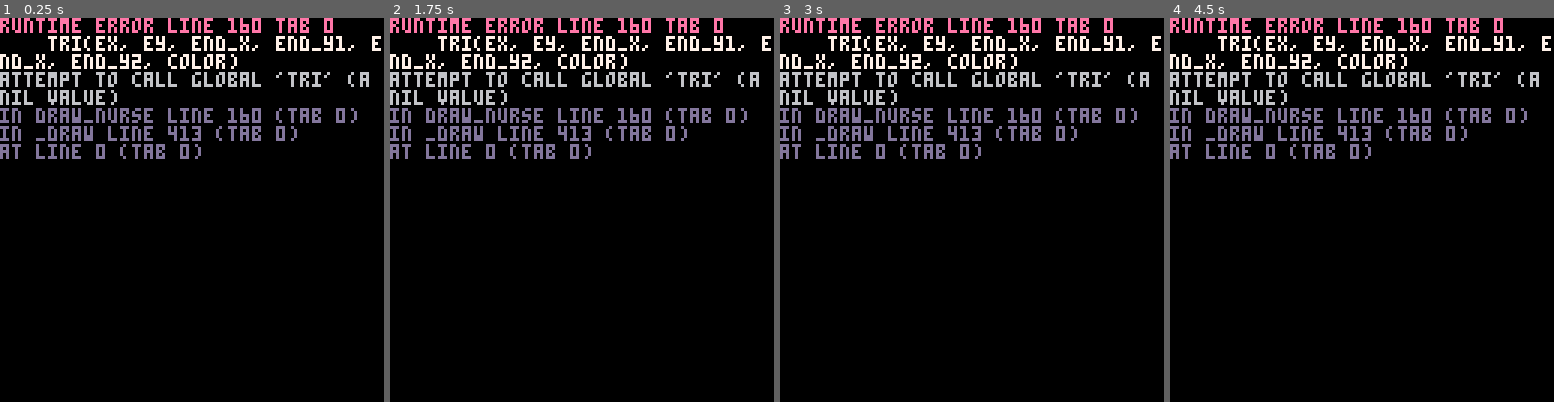
Above: before the commit, frames 1-4 (left to right).
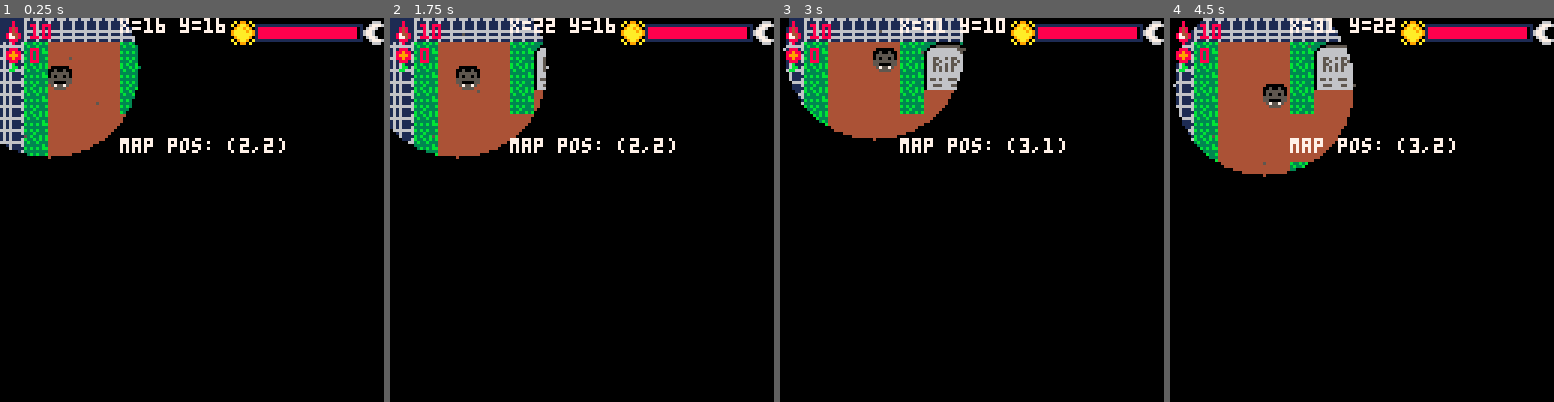
Above: after the commit, the same moments.

Repository: CarlaTabet/BitsAndBytes
Game: PICO-8 cartridge game.p8
Same seed, same stepped clock (60 frames per second), same inputs: the game is played once before the commit and once after it.
Inputs:
- Up to frame 1 (0.25 s): no input
- Up to frame 2 (1.75 s): tap X (X key) at 0.33, 1.07 s; tap O (Z key) at 0.7, 1.7 s; hold Right from 1.6 s (still down)
- Up to frame 3 (3 s): tap X (X key) at 1.85, 2.97 s; release Right at 2.1 s; tap O (Z key) at 2.1, 2.5, 2.9 s; hold Up 2.15-2.42 s; hold Right from 2.47 s (still down)
- Up to frame 4 (4.5 s): release Right at 3.03 s; hold Left 3.08-3.58 s; tap O (Z key) at 3.3, 3.7, 4.1 s; hold Down 3.63-3.97 s; hold Right from 4.02 s (still down); tap X (X key) at 4.08 s

The runs differ from the first frame. In frame 1, 18% of the frame differs, in the area x 0-100%, y 0-37%; in frame 2, 19%; in frame 3, 19%; in frame 4, 22%, in the area x 0-100%, y 0-42%.
Error before the commit: runtime error line 160 tab 0; tri(ex, ey, end_x, end_y1, end_x, end_y2, color); attempt to call global 'tri' (a nil value)

Commit message:
fixed nurse sprite

Diff:
--- a/game.p8
+++ b/game.p8
@@ -143,26 +143,20 @@
 function draw_nurse()
     spr(nurse.sp, nurse.x, nurse.y)
 
-    -- draw eye beam cone
-    local ex = nurse.x + (nurse.dir == 1 and 8 or -1)
+    -- draw eye sight beam
+    local ex = nurse.x + (nurse.dir == 1 and 8 or -6)
     local ey = nurse.y + 4
-    local beam_length = 40
-    local beam_width = 12
-
-    local end_x = ex + (nurse.dir == 1 and beam_length or -beam_length)
-    local end_y1 = ey - beam_width
-    local end_y2 = ey + beam_width
-
+
+    -- longer beam for effect
+    local beam_end = nurse.dir == 1 and ex + 12 or ex - 12
+
+    -- eyesight beam: flickers slightly for effect
     if (time() % 0.5 < 0.25) then
-        color = 7 -- bright
+        line(ex, ey, beam_end, ey, 9) -- color 9 = light red
     else
-        color = 6 -- dimmer flicker
-    end
-
-    -- draw cone-shaped eyesight beam
-    tri(ex, ey, end_x, end_y1, end_x, end_y2, color)
-end
-
+        line(ex, ey, beam_end, ey, 8) -- color 8 = white
+    end
+end
 
 doors = {}
 pause_timer = 0
